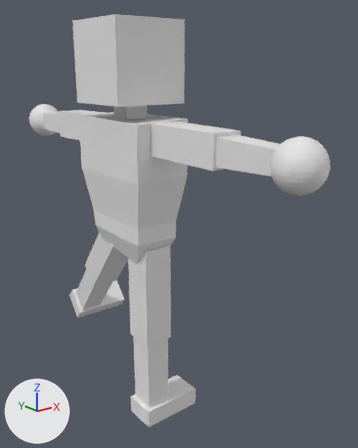
Two versions of the FBX model UntitledSkiGame/Assets/ProjectAssets/Art/Models/playermodel.fbx, one commit apart.
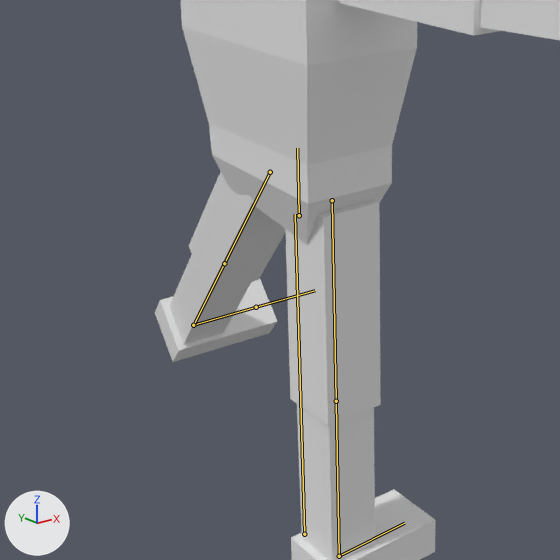
Each version is shown whole from a 50 mm camera at (-7.23, -11.14, 9.72) aimed at (1.03, -0.82, 5.59), then close up on the part from 0% to 70% of the width and 35% to 91% of the height. Arrows for +X, +Y and +Z are at lower left; the lights stay in place. The first two pictures are the older version. Both versions are drawn at frame 22 of the action 'Armature|Kicky'; the numbers are the values there. The bones that change, and the others that lie on the model, are drawn over the model as lines in the close-ups.
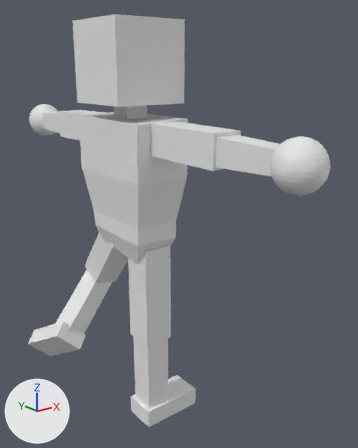
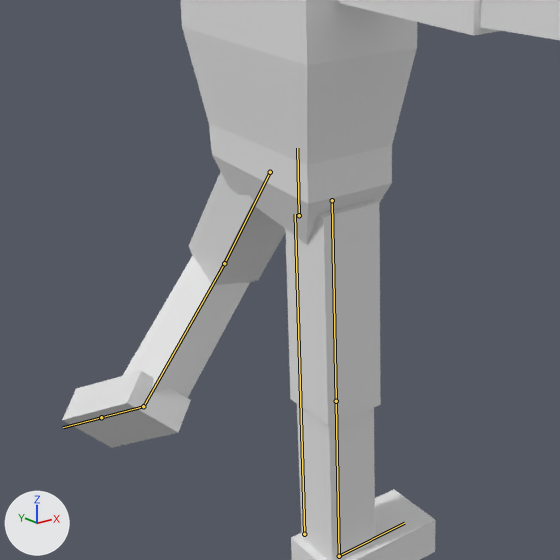
What differs and where, as boxes [x1, y1, x2, y2] in the close-ups (560 x 560 px):
'Cube', posed
    before: [155, 0, 560, 560]
    after: [62, 0, 560, 560]
bone 'LLowerLeg.002', root to tip
    before: (224, 263) to (193, 325)
    after: (224, 263) to (143, 406)
bone 'LFoot', root to tip
    before: (193, 325) to (256, 307)
    after: (143, 406) to (101, 417)

What changed in the scene script:
```text
Change bone_llowerleg_002:
    where bone_llowerleg_002 = bpy.data.objects['Armature'].pose.bones['LLowerLeg.002']  # child of 'LLeg'
    bone_llowerleg_002.rotation_quaternion: (1.0, 0.0, 0.0, 0.0) -> (0.58, 0.56, -0.591, -0.029)  # degrees (0, 0, 0) -> degrees (115, -41, -67)
Change bone_lfoot:
    where bone_lfoot = bpy.data.objects['Armature'].pose.bones['LFoot']  # child of 'LLowerLeg.002'
    bone_lfoot.rotation_quaternion: (1.0, 0.0, 0.0, 0.0) -> (0.963, 0.189, 0.058, 0.182)  # degrees (0, 0, 0) -> degrees (23, 2, 22)
```
